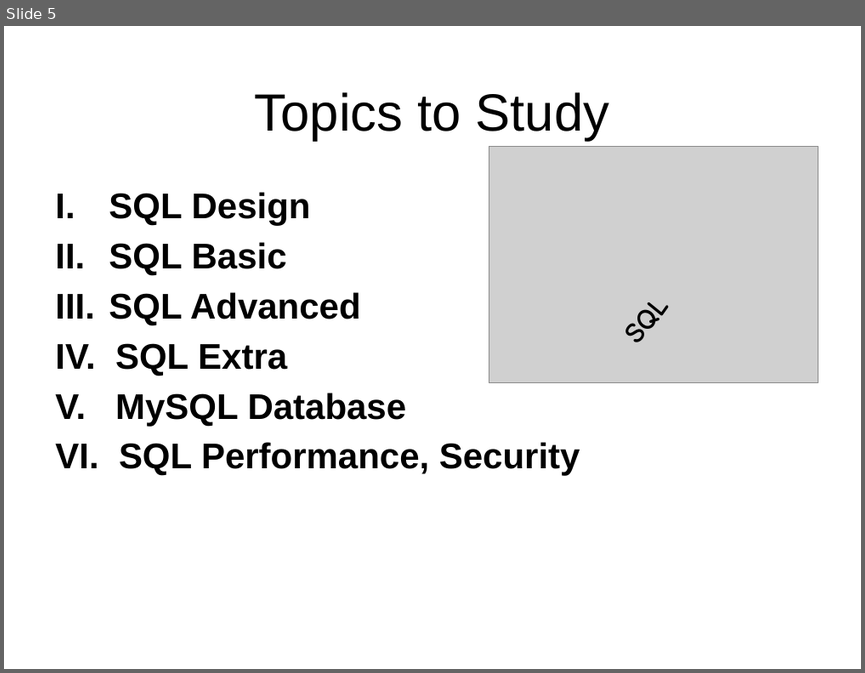
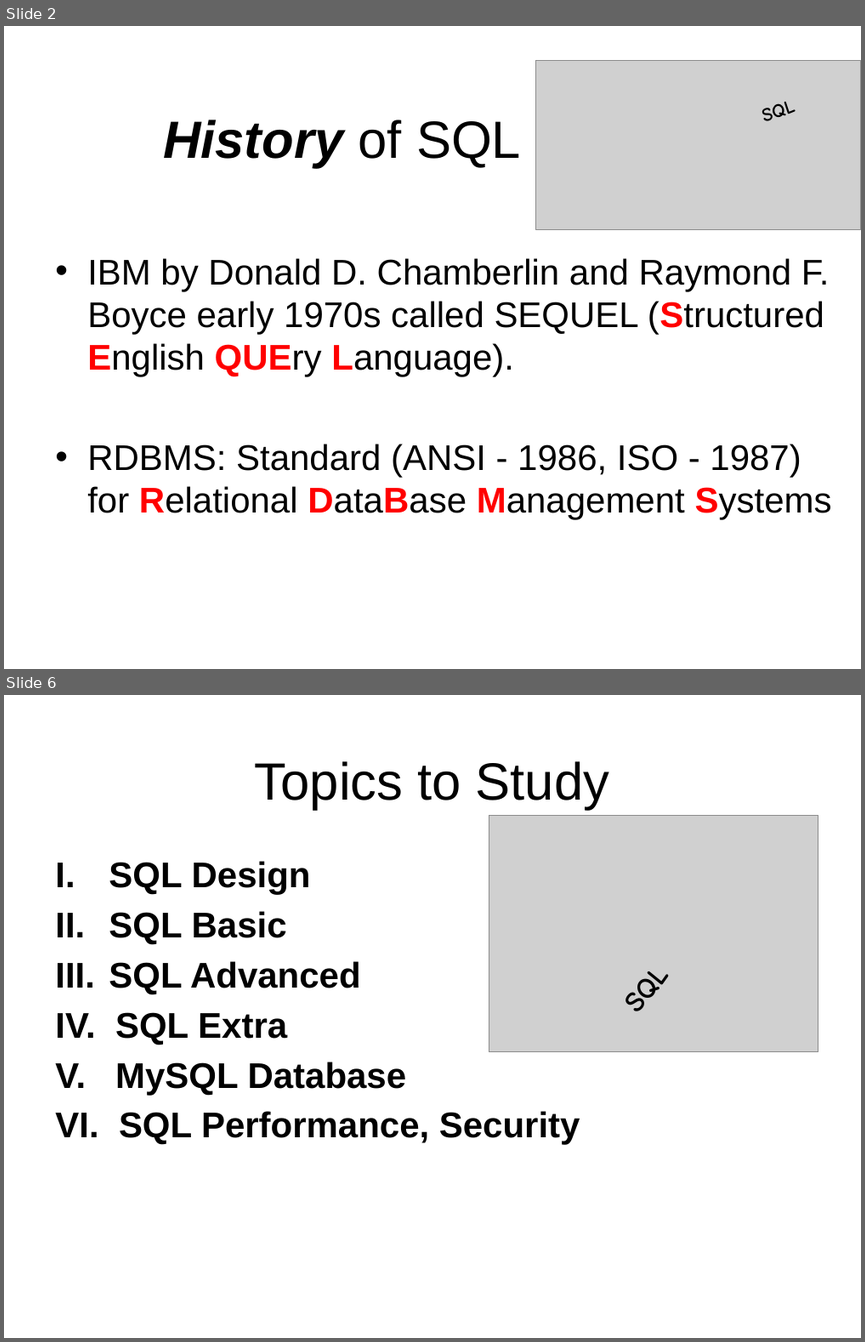
Before and after one commit to sonvq/sqltraining, a slide deck: QS_Training_SQL_Overview.pptx. Shown one above the other, each under a label of ours: slide 5 before the commit, slides 2 and 6 after it; the slides between them are not shown. The pictures are 865x673 and 865x1342 pixels, drawn with LibreOffice and Linux fonts; fonts in the diff are those of the drawing; grey boxes stand for pictures; background and template pictures are left out. Boxes give left, top, right and bottom in pixels: in the first picture for what was removed or moved away, otherwise in the second. Text is boxed around its words. In the diff, an @@ line names an element or a change of style, - is before the commit and + after.

```diff
--- a/QS_Training_SQL_Overview.pptx
+++ b/QS_Training_SQL_Overview.pptx
@@ slide 2 added at <box>4,26,861,669</box>, background picture (left out) @@
@@ picture added at <box>536,60,861,230</box> @@
@@ text added at <box>764,102,795,121</box>, 16 pt, text #000000, bold @@
+SQL
@@ title added at <box>163,120,521,168</box>, 44 pt, text #000000, bold, italic @@
+History of SQL
@@ text added at <box>87,258,832,520</box>, 30 pt, text #000000 @@
+• IBM by Donald D. Chamberlin and Raymond F. Boyce early 1970s called SEQUEL (Structured English QUEry Language).
+• RDBMS: Standard (ANSI - 1986, ISO - 1987) for Relational DataBase Management Systems
@@ what was slide 5 is now slide 6 @@
```
Also in this commit, not shown: 3 slides changed, 5 other files.
